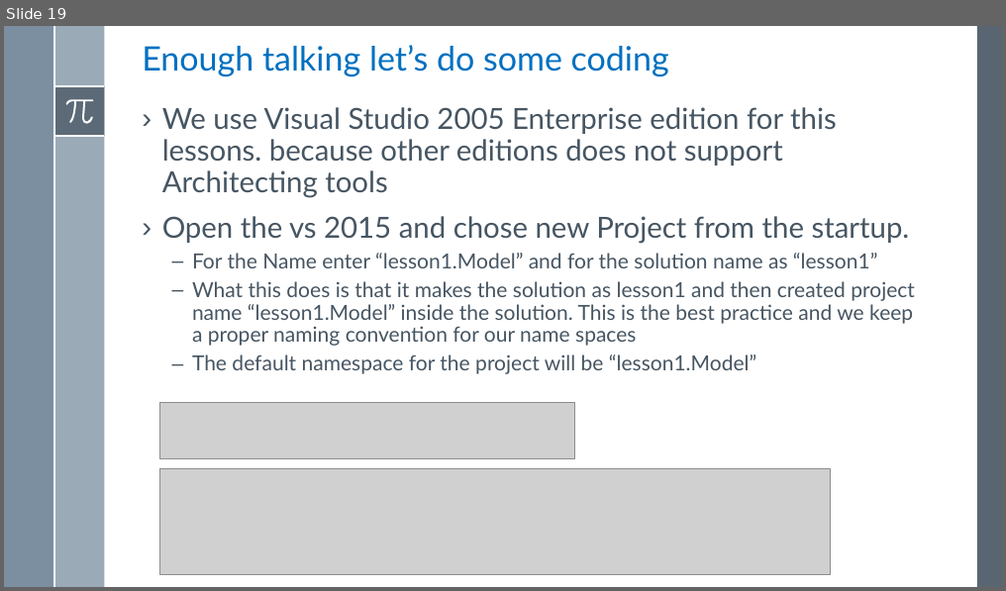
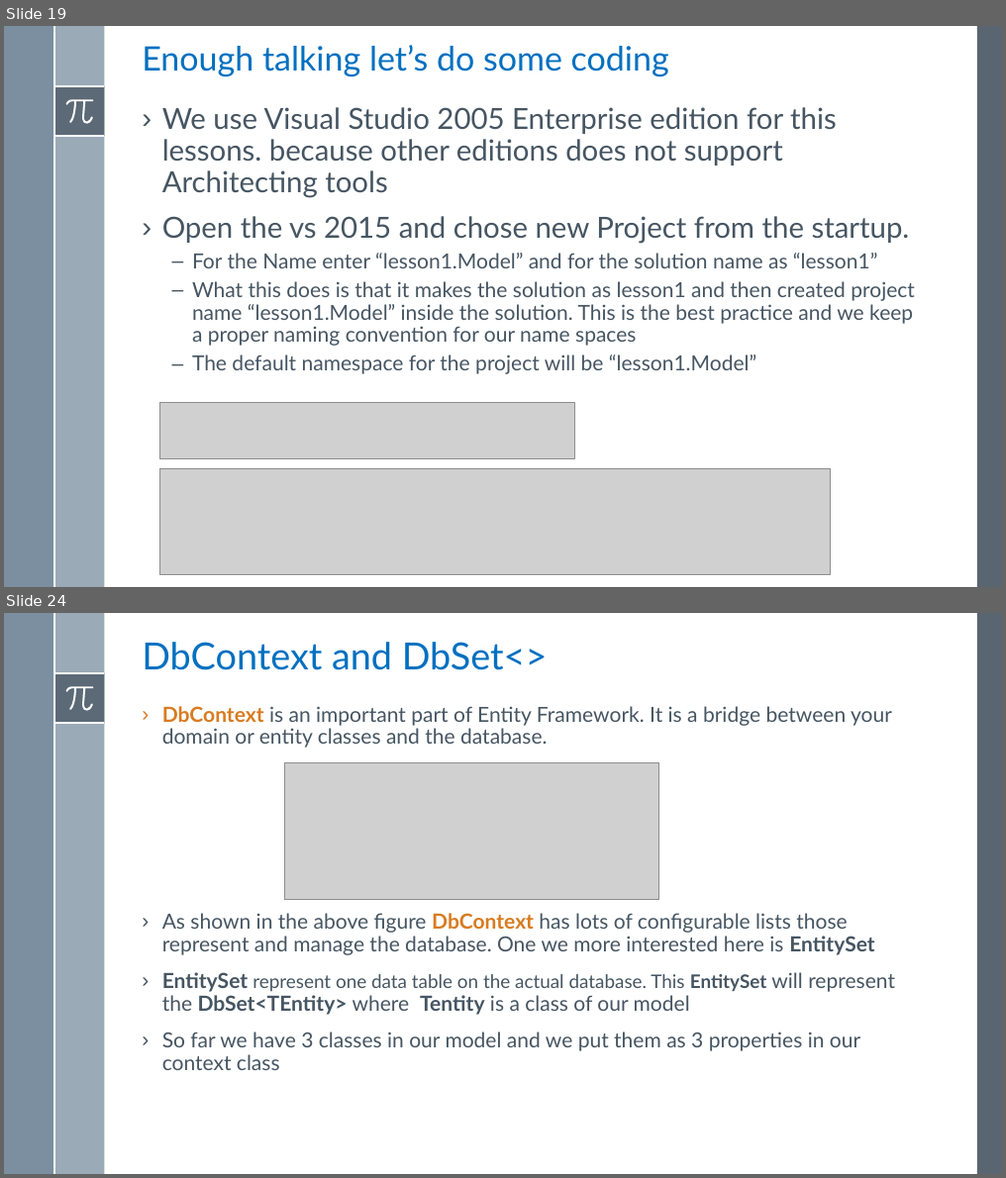
Before and after one commit to asachanxxx/WebApiTraning, a slide deck: Notes/Lesson 1/Lesson 1 - Implement First Bound Context Using Entity Framework.pptx. Shown one above the other, each under a label of ours: slide 19 before the commit, slides 19 and 24 after it; the slides between them are not shown. The pictures are 1006x591 and 1006x1178 pixels, drawn with LibreOffice and Linux fonts; fonts in the diff are those of the drawing; grey boxes stand for pictures. Boxes give left, top, right and bottom in pixels: in the first picture for what was removed or moved away, otherwise in the second. Text is boxed around its words. In the diff, an @@ line names an element or a change of style, - is before the commit and + after.

```diff
--- a/Notes/Lesson 1/Lesson 1 - Implement First Bound Context Using Entity Framework.pptx
+++ b/Notes/Lesson 1/Lesson 1 - Implement First Bound Context Using Entity Framework.pptx
@@ slide 24 added at box(4, 613, 1002, 1174), background #FFFFFF; not listed: 8 template elements that a slide beside it also shows @@
@@ title added at box(142, 642, 548, 670), 36 pt, text #0070C0 @@
+DbContext and DbSet<>
@@ text added at box(162, 706, 895, 1070), 20 pt, text #465562 @@
+› DbContext is an important part of Entity Framework. It is a bridge between your domain or entity classes and the database.
+› As shown in the above figure DbContext has lots of configurable lists those represent and manage the database. One we more interested here is EntitySet
+› EntitySet represent one data table on the actual database. This EntitySet will represent the DbSet<TEntity> where Tentity is a class of our model
+› So far we have 3 classes in our model and we put them as 3 properties in our context class
@@ picture added at box(285, 762, 659, 900) @@
```
Also in this commit, not shown: 9 other slides added, 2 slides removed, 3 other files.
